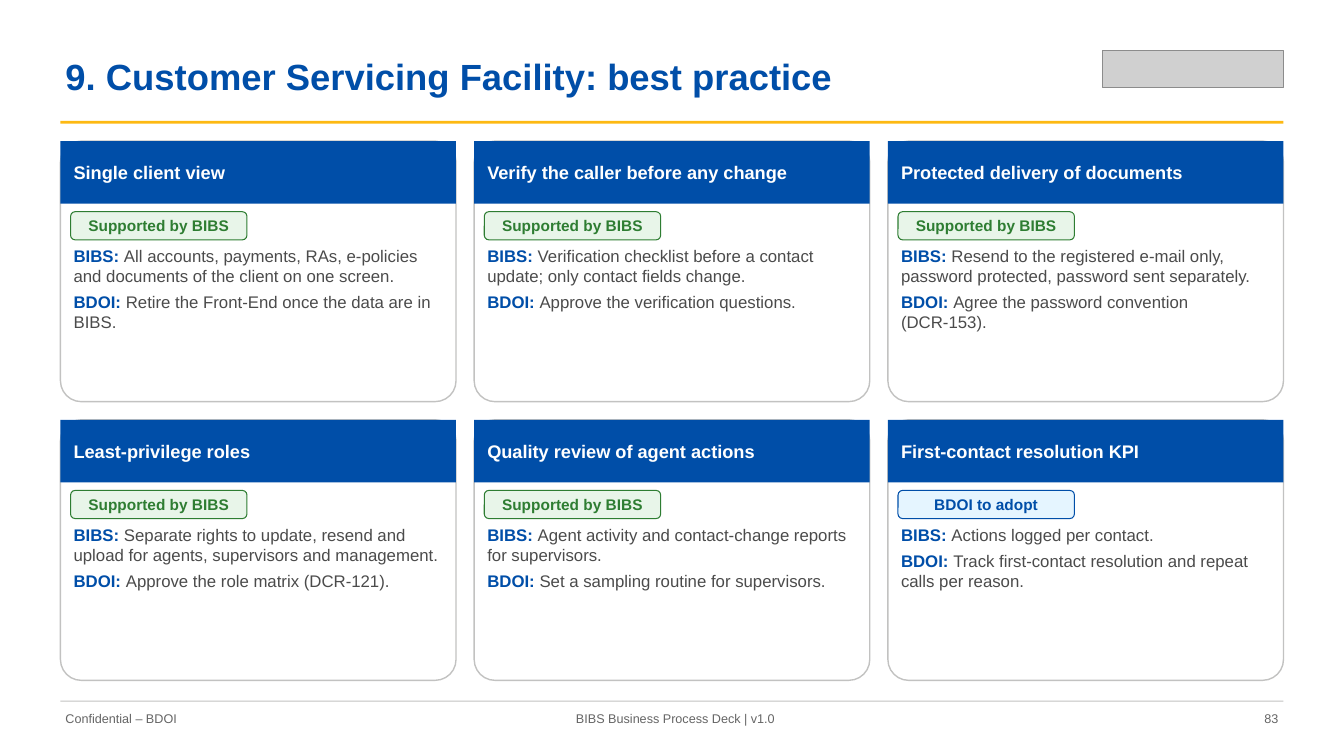
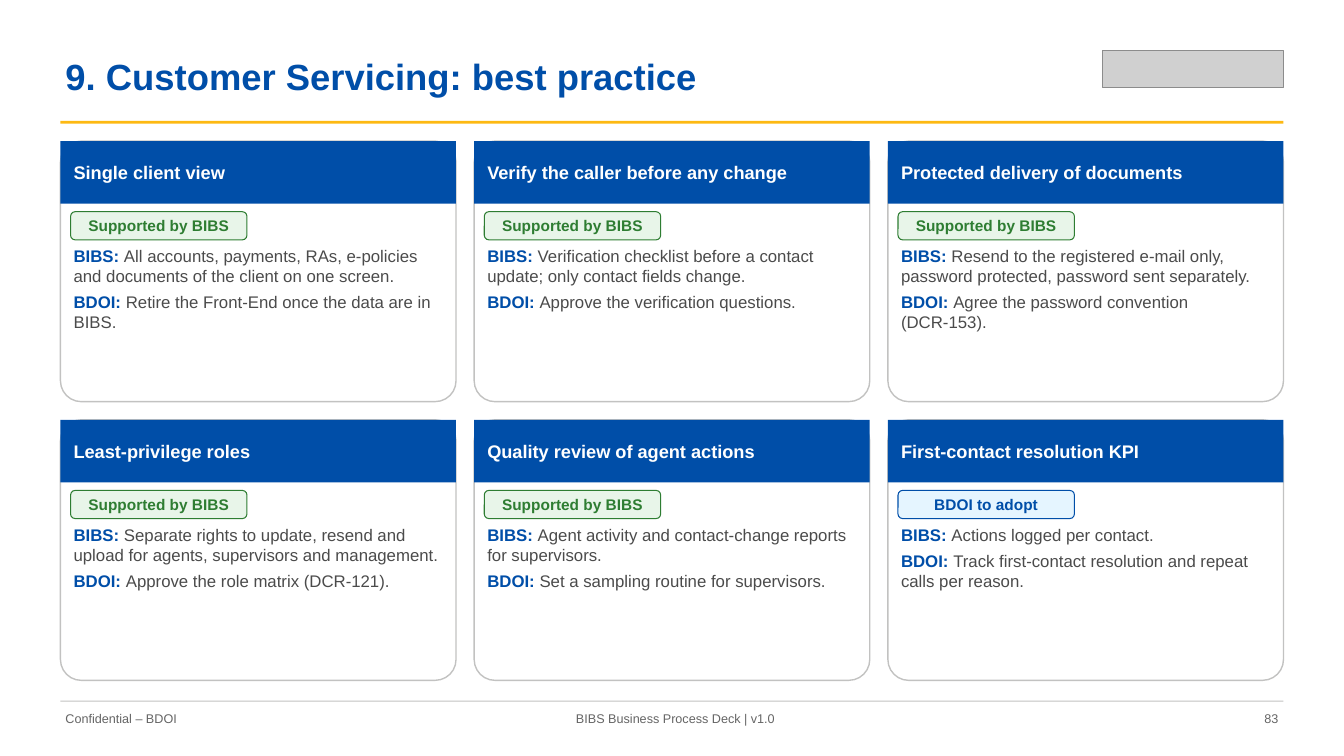
Before and after one commit to IortaTexhNXT-DEV/FinVerse, a slide deck: slide 83 of docs/deliverables/out/Decks/BIBS_Deck_BRD-00_Business_Process_AsIs_Envisioned_BestPractice_v1.0.pptx. Drawn at 1344x756 pixels with LibreOffice and Linux fonts; fonts in the diff are those of the drawing; grey boxes stand for pictures. Boxes give left, top, right and bottom in pixels: in the first picture for what was removed or moved away, otherwise in the second. Text is boxed around its words. In the diff, an @@ line names an element or a change of style, - is before the commit and + after.

```diff
--- a/docs/deliverables/out/Decks/BIBS_Deck_BRD-00_Business_Process_AsIs_Envisioned_BestPractice_v1.0.pptx
+++ b/docs/deliverables/out/Decks/BIBS_Deck_BRD-00_Business_Process_AsIs_Envisioned_BestPractice_v1.0.pptx
@@ text at (65, 63, 697, 97): text changed @@
-9. Customer Servicing Facility: best practice
+9. Customer Servicing: best practice
```
Also in this commit, not shown: 39 other slides changed, 11 other files.
